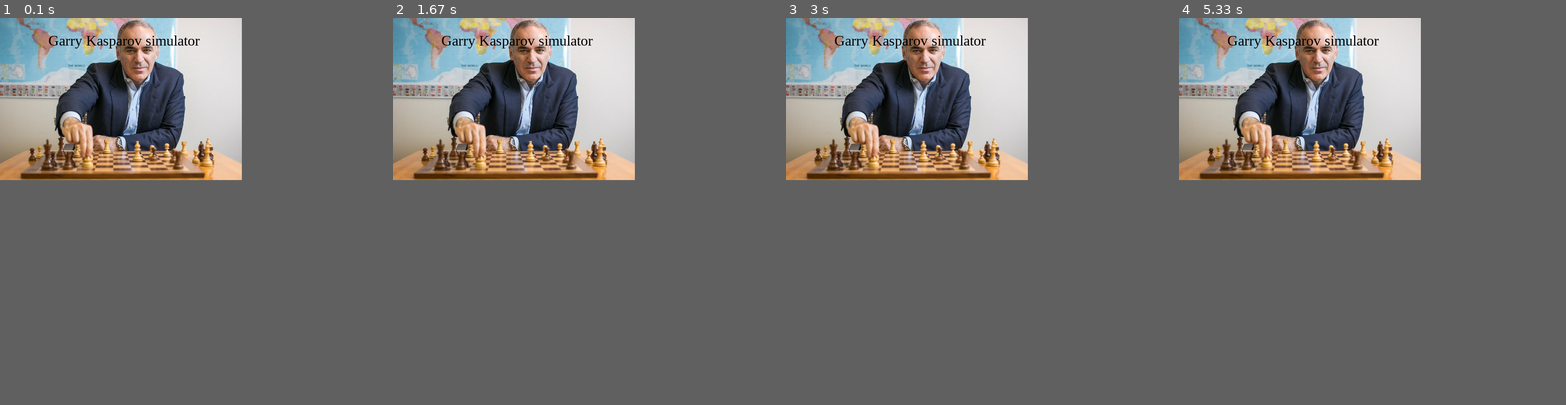
Above: before the commit, frames 1-4 (left to right).
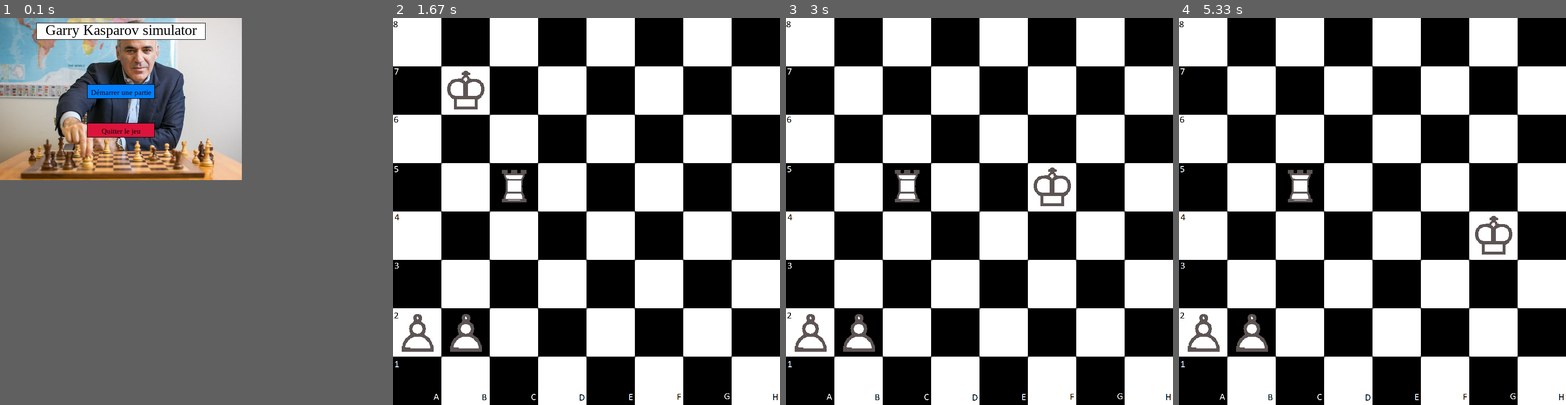
Above: after the commit, the same moments.

Repository: Tibo-Mllr/Chess-Game
Game: pygame game, started from Interface/Graphique.py
Same seed, same stepped clock (60 frames per second), same inputs: the game is played once before the commit and once after it.
Inputs (mouse positions are in pixels of both pictures, inside the frame that each line leads up to):
- Up to frame 1 (0.1 s): no input
- Up to frame 2 (1.67 s): click (512, 99) at 0.42 s; click (625, 296) at 0.72 s; click (644, 76) at 1.05 s; click (485, 68) at 1.38 s
- Up to frame 3 (3 s): click (840, 199) at 1.72 s; click (979, 257) at 2.05 s; click (1080, 273) at 2.38 s; click (1056, 180) at 2.72 s
- Up to frame 4 (5.33 s): click (1225, 126) at 3.05 s; click (1248, 250) at 3.38 s; click (1507, 288) at 3.72 s; click (1457, 118) at 4.05 s; click (1264, 254) at 4.38 s; click (1511, 300) at 4.72 s; click (1476, 254) at 5.05 s
In our replay, in frame 2 the window is 500x335 before the commit and 800x800 after it. These sizes can differ from the game's own. Grey fills any space a smaller window leaves; there, only what the larger window draws over its background counts as a difference.

The runs differ from the first frame. In frame 1, 3.4% of the frame differs, in the area x 9-54%, y 1-31%; in frame 2, 63%; in frame 3, 63%, in the area x 0-100%, y 0-100%; in frame 4, 63%.

Commit message:
Menu Start

Diff:
--- a/Interface/Graphique.py
+++ b/Interface/Graphique.py
@@ -3,8 +3,11 @@
 from pygame.locals import *
 from pygame.constants import RESIZABLE
 import sys
+import time
 
 pygame.init()
+
+clock= pygame.time.Clock()
 
 def Echiquier():
 	#Création de la fenêtre
@@ -56,6 +59,7 @@
 		for event in pygame.event.get():    #On parcours la liste de tous les événements reçus
 			if event.type == QUIT:    	 	#Si un de ces événements est de type QUIT
 				pygame.quit()     			#On arrête le programme
+				MenuStart()
 			if event.type == MOUSEBUTTONDOWN:
 				if event.button == 1:	#Si clic gauche
 					RoiBlanc_x = int(event.pos[0]/100)*100
@@ -70,27 +74,68 @@
 		#Rafraichissement
 		pygame.display.flip()
 
+def CréationTexte(text, font, couleur):
+    textSurface = font.render(text, True, couleur)
+    return textSurface, textSurface.get_rect()
 
 def MenuStart():
-
+	#On crée la fenêtre
 	Menu = pygame.display.set_mode((500, 335), RESIZABLE)
 
 	#Importation du fond
 	Fond = image.load("FondMenu.jpg").convert()
-	Fond = pygame.transform.scale(Fond, (500, 335))
+	Fond = pygame.transform.scale(Fond, (500, 335)) #On met la fenêtre à la bonne taille
 	Menu.blit(Fond, (0,0))
-	pygame.font.init()
-	TexteMenu = pygame.font.SysFont('Times New Roman', 30)
-	TexteMenu2 = TexteMenu.render('Garry Kasparov simulator', True , (0, 0, 0))
-	Menu.blit(TexteMenu2, (100,30))
 
-	#Création des boutons
-
-	pygame.display.flip()
-
+	#Initialisation du titre du jeu
+	pygame.draw.rect(Menu, (255,255,255) , (175-100, 10 , 350, 35 ) )
+	pygame.draw.rect(Menu, (0,0,0) , (175-100, 10 , 350, 35 ) , 1)
+	pygame.font.init()		#On initialise la création de texte sur pygame
+	TexteSurface = pygame.font.SysFont('Times New Roman', 30)	#On choisit la police d'écriture et la taille de la police du texte
+	TexteMenu, TextRectMenu = CréationTexte('Garry Kasparov simulator', TexteSurface , (0, 0, 0))
+	TextRectMenu.center = ((500/2),(25)) #On centre le texte
+	Menu.blit(TexteMenu, TextRectMenu)
 	while True:
 		for event in pygame.event.get():    #On parcours la liste de tous les événements reçus
 			if event.type == QUIT:    	 	#Si un de ces événements est de type QUIT
 				pygame.quit()     			#On arrête le programme
 
+		#Création des boutons
+		mouse = pygame.mouse.get_pos()
+		#Création du bouton démarrage de partie
+		if 250+70 > mouse[0] > 250-70 and 275/2+30 > mouse[1] > 275/2:
+			pygame.draw.rect(Menu, '#00FFFF' , (250-70, 275/2 , 140, 30 ) ) #Pour le mettre en évidence, le bouton change de couleur quand la souris est dessus
+			if event.type == MOUSEBUTTONDOWN:
+				if event.button == 1:	#Si clic gauche
+					pygame.quit()
+					Echiquier()
+		else:
+			pygame.draw.rect(Menu, '#0080ff' , (250-70, 275/2 , 140, 30 ) )
+
+		pygame.draw.rect(Menu, (0,0,0) , (250-70, 275/2 , 140, 30 ) , 1)
+		ButtonStart = pygame.font.SysFont('Times New Roman',15)
+		TextSurf, TextRect = CréationTexte("Démarrer une partie", ButtonStart, (0,0,0))
+		TextRect.center = ((500/2),(275/2+30/2))
+		Menu.blit(TextSurf, TextRect)
+
+		#Création du bouton quitter la partie
+		if 250+70 > mouse[0] > 250-70 and 435/2+30 > mouse[1] > 435/2:
+			pygame.draw.rect(Menu, '#8B0000' , (250-70, 435/2 , 140, 30 ) )
+			if event.type == MOUSEBUTTONDOWN:
+				if event.button == 1:	#Si clic gauche
+					pygame.quit()
+		else:
+			pygame.draw.rect(Menu, '#DC143C' , (250-70, 435/2 , 140, 30 ) )
+
+		pygame.draw.rect(Menu, (0,0,0) , (250-70, 435/2 , 140, 30 ) , 1)
+		ButtonStart = pygame.font.SysFont('Times New Roman',15)
+		TextSurf, TextRect = CréationTexte("Quitter le jeu", ButtonStart, (0,0,0))
+		TextRect.center = ((500/2),(435/2+30/2))
+		Menu.blit(TextSurf, TextRect)
+
+
+		pygame.display.update()
+		clock.tick(15)
+
+
 MenuStart()
